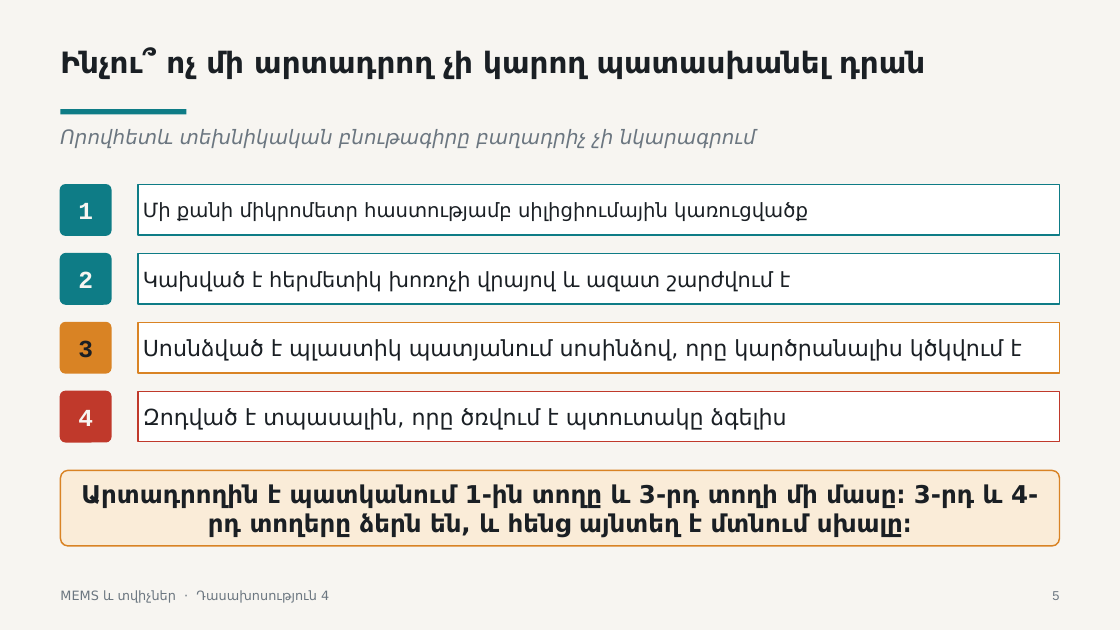
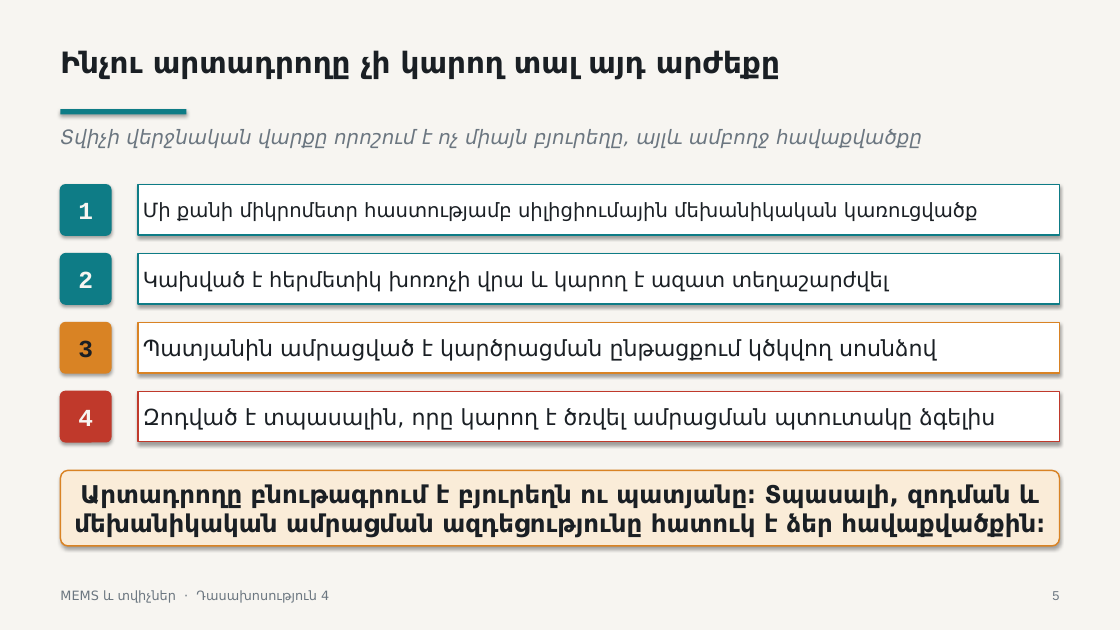
Before and after one commit to Vhovh99/mems-and-sensors-subject, a slide deck: slide 5 of lectures/lecture-04/output/L4-MEMS-structures-transduction-and-packaging-HY.pptx. Drawn at 1120x630 pixels with LibreOffice and Linux fonts; fonts in the diff are those of the drawing. Boxes give left, top, right and bottom in pixels: in the first picture for what was removed or moved away, otherwise in the second. Text is boxed around its words. In the diff, an @@ line names an element or a change of style, - is before the commit and + after.

```diff
--- a/lectures/lecture-04/output/L4-MEMS-structures-transduction-and-packaging-HY.pptx
+++ b/lectures/lecture-04/output/L4-MEMS-structures-transduction-and-packaging-HY.pptx
@@ text at (x1=60, y1=50, x2=780, y2=79): text changed @@
-Ինչու՞ ոչ մի արտադրող չի կարող պատասխանել դրան
+Ինչու արտադրողը չի կարող տալ այդ արժեքը
@@ text at (x1=60, y1=129, x2=922, y2=148): text changed @@
-Որովհետև տեխնիկական բնութագիրը բաղադրիչ չի նկարագրում
+Տվիչի վերջնական վարքը որոշում է ոչ միայն բյուրեղը, այլև ամբողջ հավաքվածքը
@@ text in rectangle at (x1=143, y1=202, x2=978, y2=221): text changed @@
-Մի քանի միկրոմետր հաստությամբ սիլիցիումային կառուցվածք
+Մի քանի միկրոմետր հաստությամբ սիլիցիումային մեխանիկական կառուցվածք
@@ text in rectangle at (x1=143, y1=271, x2=889, y2=292): text changed @@
-Կախված է հերմետիկ խոռոչի վրայով և ազատ շարժվում է
+Կախված է հերմետիկ խոռոչի վրա և կարող է ազատ տեղաշարժվել
@@ text in rectangle at (x1=143, y1=339, x2=937, y2=361): text changed @@
-Սոսնձված է պլաստիկ պատյանում սոսինձով, որը կարծրանալիս կծկվում է
+Պատյանին ամրացված է կարծրացման ընթացքում կծկվող սոսնձով
@@ text in rectangle at (x1=143, y1=408, x2=995, y2=430): text changed @@
-Զոդված է տպասալին, որը ծռվում է պտուտակը ձգելիս
+Զոդված է տպասալին, որը կարող է ծռվել ամրացման պտուտակը ձգելիս
@@ shadow on in 11 elements at (x1=60, y1=185, x2=111, y2=235), (x1=60, y1=254, x2=111, y2=304), (x1=60, y1=323, x2=111, y2=373), (x1=60, y1=392, x2=111, y2=442), (x1=138, y1=185, x2=1060, y2=235), (x1=138, y1=392, x2=1060, y2=442), (x1=0, y1=0, x2=1120, y2=630), (x1=60, y1=109, x2=187, y2=114), (x1=138, y1=254, x2=1060, y2=304), (x1=138, y1=323, x2=1060, y2=373), (x1=60, y1=471, x2=1060, y2=546) @@
@@ text in rounded rectangle at (x1=74, y1=484, x2=1045, y2=538): text changed @@
-Արտադրողին է պատկանում 1-ին տողը և 3-րդ տողի մի մասը։ 3-րդ և 4-րդ տողերը ձերն են, և հենց այնտեղ է մտնում սխալը։
+Արտադրողը բնութագրում է բյուրեղն ու պատյանը։ Տպասալի, զոդման և մեխանիկական ամրացման ազդեցությունը հատուկ է ձեր հավաքվածքին։
```
Also in this commit, not shown: 41 other slides changed, 4 other files.
